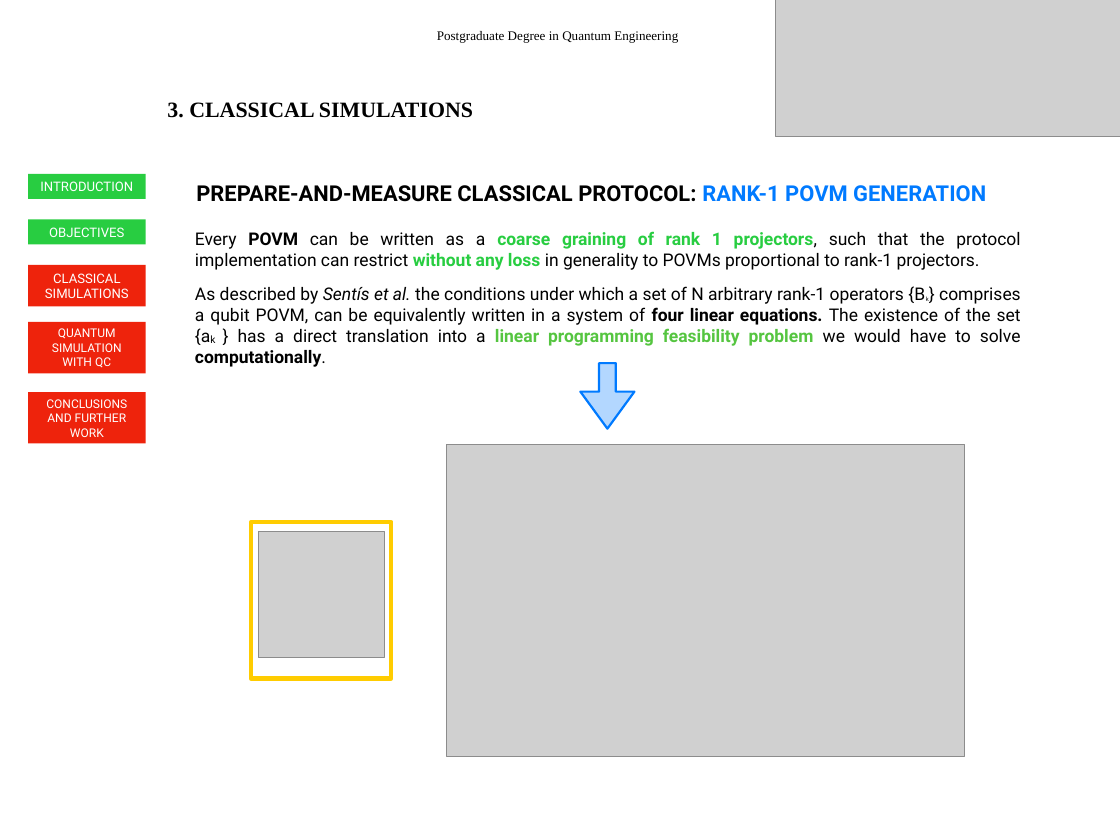
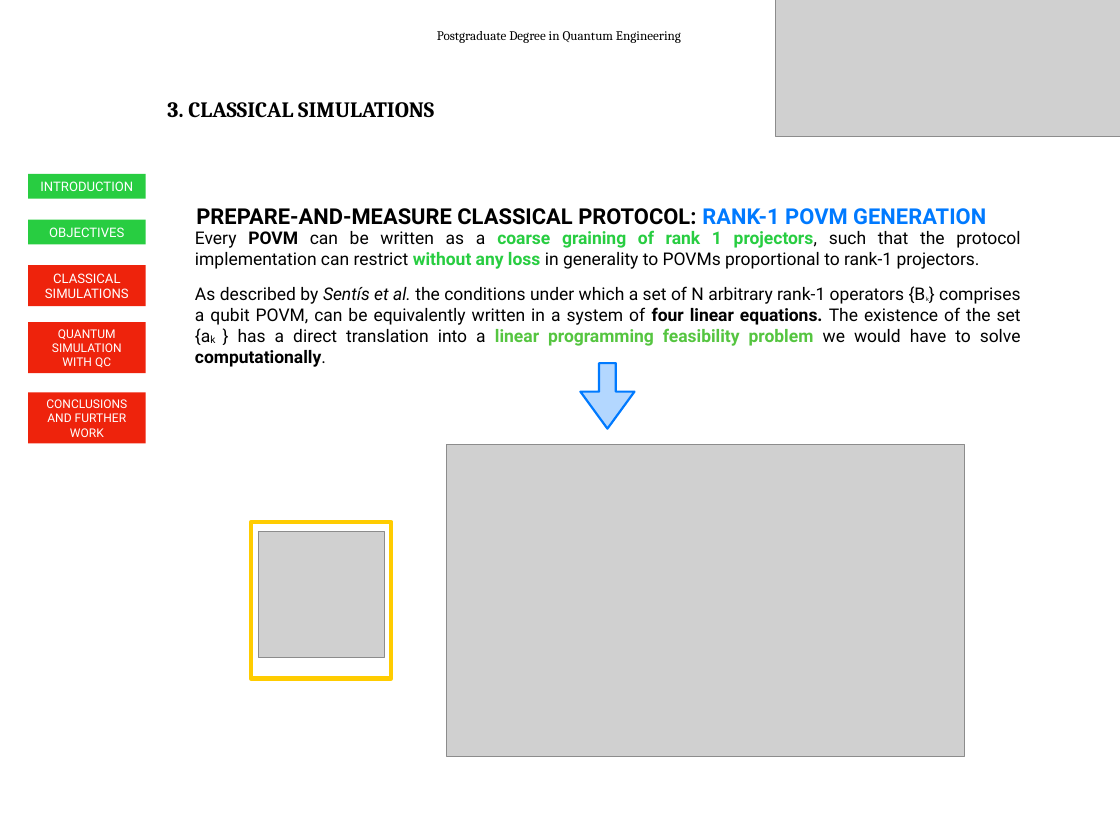
Before and after one commit to inaki-ortizdelandaluce/qubit-communication-simulations, a slide deck: slide 8 of key/SimulationsOfQubitCommunication-slides.pptx. Drawn at 1120x840 pixels with LibreOffice and Linux fonts; fonts in the diff are those of the drawing; grey boxes stand for pictures. Boxes give left, top, right and bottom in pixels: in the first picture for what was removed or moved away, otherwise in the second. Text is boxed around its words. In the diff, an @@ line names an element or a change of style, - is before the commit and + after.

```diff
--- a/key/SimulationsOfQubitCommunication-slides.pptx
+++ b/key/SimulationsOfQubitCommunication-slides.pptx
@@ text "Postgraduate Degree in Quantum Engineering" at box(437, 31, 681, 43): font Times New Roman to Cambria @@
@@ text "3. CLASSICAL SIMULATIONS" at box(167, 102, 434, 118): font Times New Roman to Cambria @@
@@ text "PREPARE-AND-MEASURE CLASSICAL PROTOCOL: RANK-1 POVM ...": place and size @@
-text "PREPARE-AND-MEASURE CLASSICAL PROTOCOL: RANK-1 POVM ..." at box(196, 185, 986, 202)
+text "PREPARE-AND-MEASURE CLASSICAL PROTOCOL: RANK-1 POVM ..." at box(196, 208, 986, 225)
@@ text at box(195, 286, 1021, 367): size 9.3 to 9 pt in "{Bk}" @@
```
Also in this commit, not shown: 31 other slides changed.
